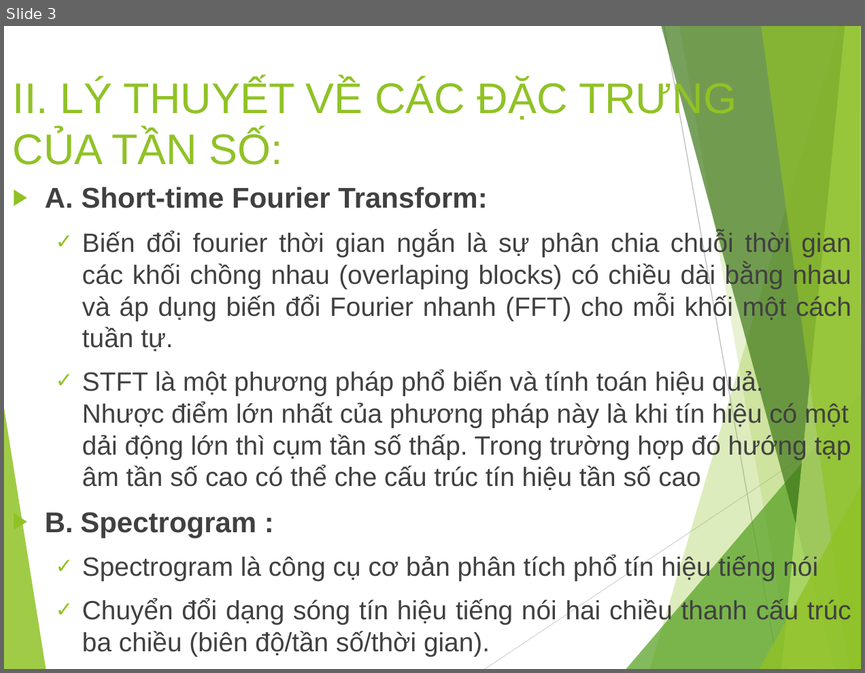
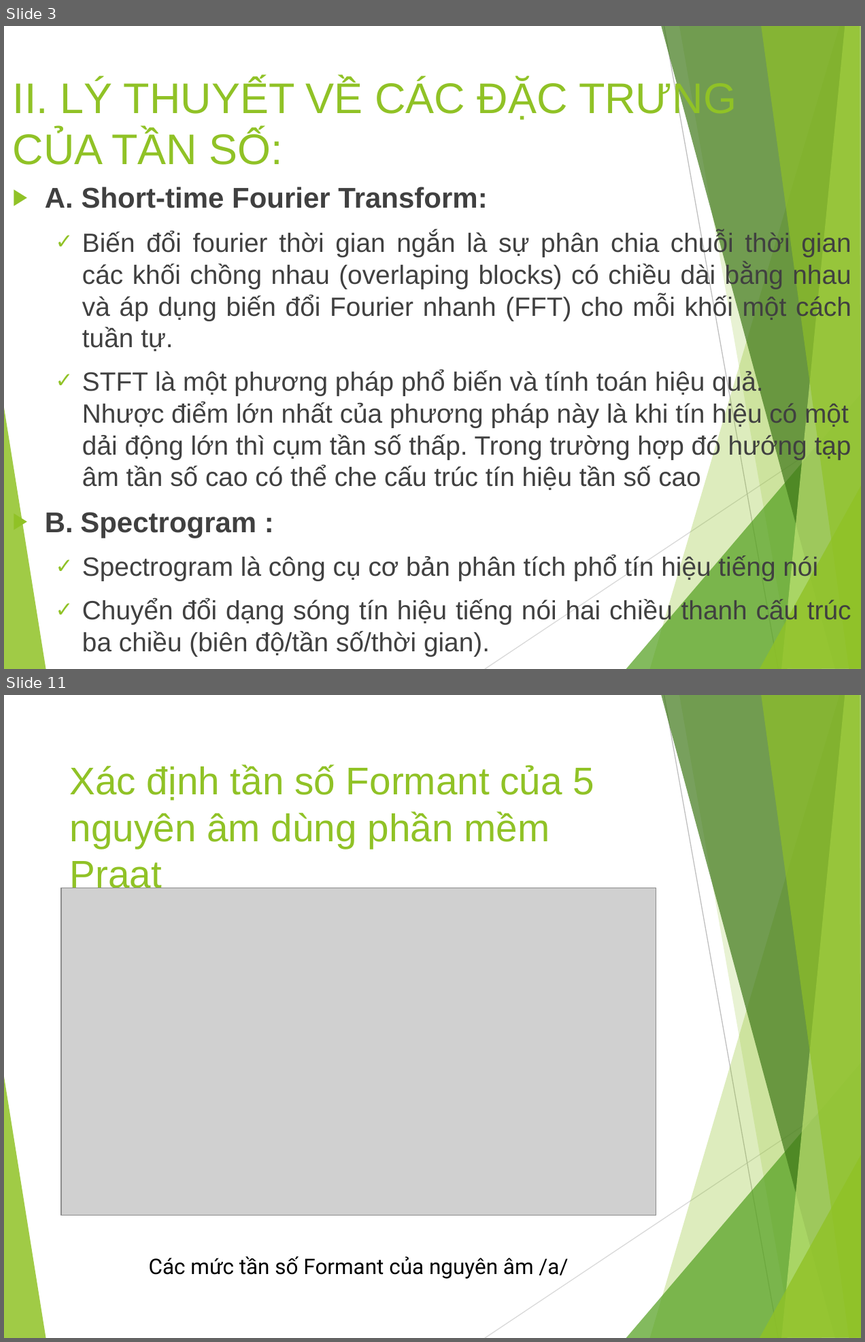
Before and after one commit to nhom-11-xlths/dE_02, a slide deck: SlideBaoCao.pptx. Shown one above the other, each under a label of ours: slide 3 before the commit, slides 3 and 11 after it; the slides between them are not shown. The pictures are 865x673 and 865x1342 pixels, drawn with LibreOffice and Linux fonts; fonts in the diff are those of the drawing; grey boxes stand for pictures. Boxes give left, top, right and bottom in pixels: in the first picture for what was removed or moved away, otherwise in the second. Text is boxed around its words. In the diff, an @@ line names an element or a change of style, - is before the commit and + after.

```diff
--- a/SlideBaoCao.pptx
+++ b/SlideBaoCao.pptx
@@ slide 11 added at [4, 695, 861, 1338], background #FFFFFF; not listed: 10 template elements that a slide beside it also shows @@
@@ title added at [70, 764, 595, 894], 32.4 pt, text #90C226 @@
+Xác định tần số Formant của 5 nguyên âm dùng phần mềm Praat
@@ picture added at [61, 888, 656, 1215] @@
@@ text added at [149, 1256, 568, 1278], 18 pt, text #000000 @@
+Các mức tần số Formant của nguyên âm /a/
```
Also in this commit, not shown: 3 slides changed, 10 other slides added.
